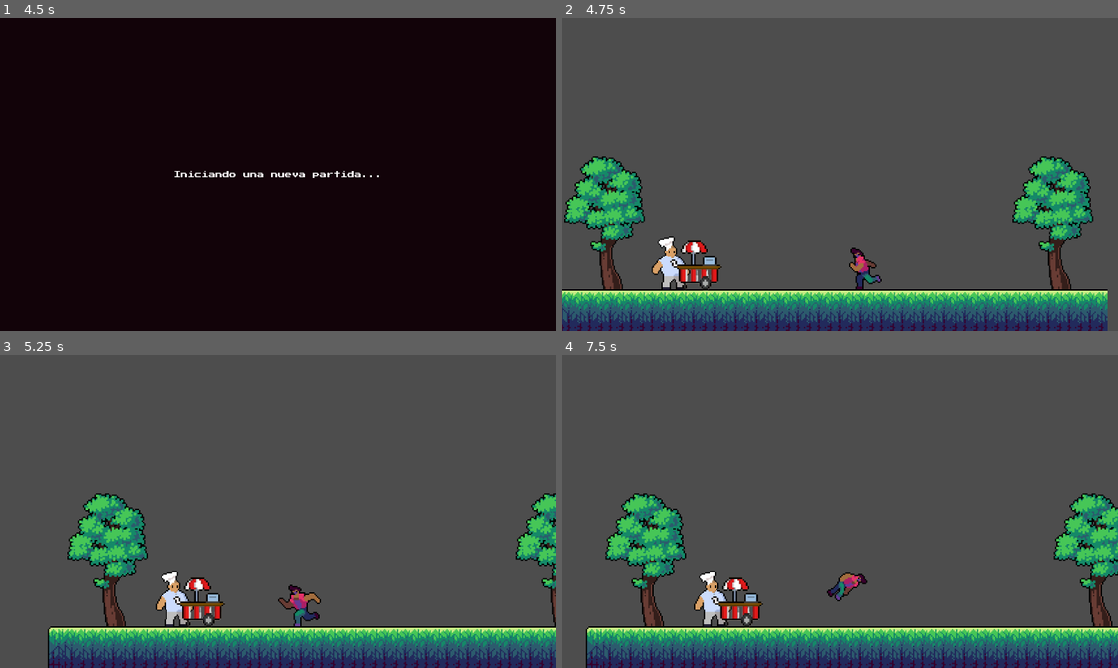
Above: before the commit, frames 1-4 (two rows, left to right).
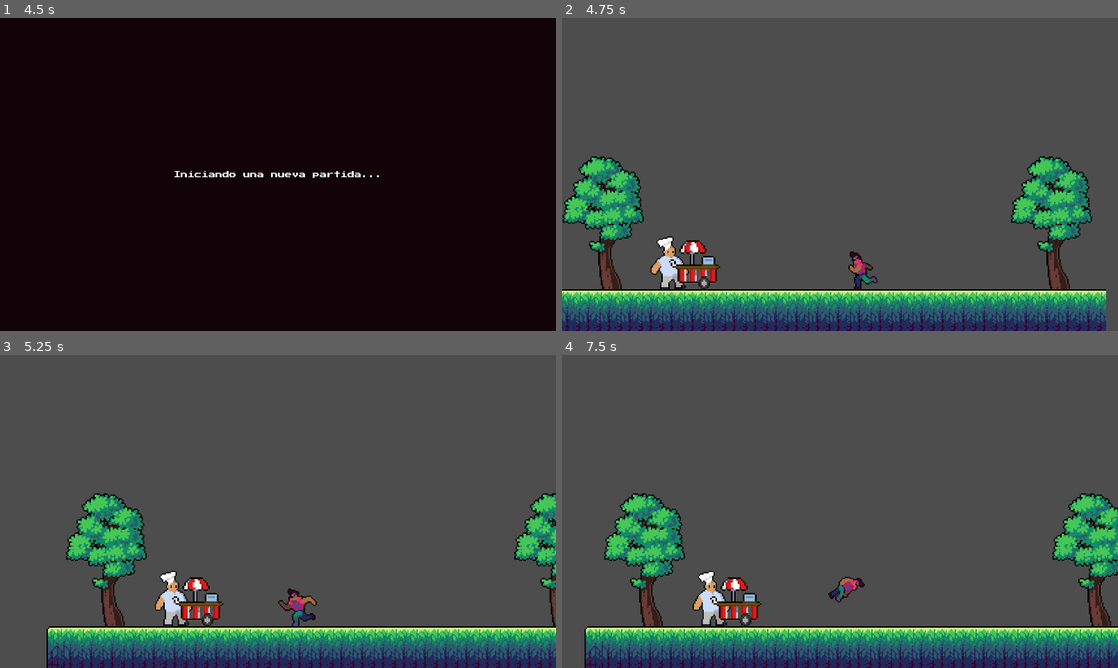
Above: after the commit, the same moments.

Repository: JajoScript/Jermaine
Game: Godot game, scene res://src/screens/MainScreen/main.tscn
The game is run twice, just before and just after one commit, with the same random seed, the same clock (stepped at 60 frames per second) and the same inputs.
Inputs (mouse positions are in pixels of both pictures, inside the frame that each line leads up to):
- Up to frame 1 (4.5 s): click "Nueva partida" at 0.5 s; tap Enter at 1.25, 2.75, 4.25 s; move the mouse to (400, 158) at 1.27 s; hold D (move_right) 1.28-2.03 s; tap E (interact) every 0.75 s from 1.35 to 4.35 s; tap Space (move_up) at 2, 3.5 s; move the mouse to (166, 190) at 2.02 s; hold S (move_down) 2.03-2.78 s; move the mouse to (333, 105) at 2.77 s; hold D (move_right) 2.78-3.53 s; move the mouse to (250, 237) at 3.52 s; hold Space (move_up) 3.53-4.28 s; move the mouse to (444, 221) at 4.27 s; hold A (move_left) from 4.28 s (still down)
- Up to frame 2 (4.75 s): keep holding A (move_left)
- Up to frame 3 (5.25 s): keep holding A (move_left); move the mouse to (111, 464) at 5.02 s; tap E (interact) at 5.1 s
- Up to frame 4 (7.5 s): move the mouse to (867, 511) at 5.77 s; release A (move_left) at 5.78 s; hold S (move_down) 5.78-6.53 s; tap E (interact) at 5.85, 6.6, 7.35 s; move the mouse to (756, 433) at 6.52 s; hold D (move_right) 6.53-7.28 s; move the mouse to (962, 495) at 7.27 s; hold Space (move_up) from 7.28 s (still down)

Frame 1 is identical in both runs. In frame 2, 8.3% of the frame differs, in the area x 0-99%, y 44-100%; in frame 3, 7.3%; in frame 4, 8.5%, in the area x 4-100%, y 44-100%.

Commit message:
algunos cambios rapidos

Diff:
--- a/src/characters/jermaine/jermaine.gd
+++ b/src/characters/jermaine/jermaine.gd
@@ -1,6 +1,5 @@
 # Dependencias.
 extends CharacterBody2D
-signal hit
 
 # Variables.
 @export var speed : int = 100;
--- a/src/characters/jermaine/jermaine.tscn
+++ b/src/characters/jermaine/jermaine.tscn
@@ -1,8 +1,9 @@
-[gd_scene load_steps=45 format=3 uid="uid://ch57627pm4leb"]
+[gd_scene load_steps=48 format=3 uid="uid://ch57627pm4leb"]
 
 [ext_resource type="Script" path="res://src/characters/jermaine/jermaine.gd" id="1_nkqge"]
 [ext_resource type="Texture2D" uid="uid://bu2byt1vpwbq7" path="res://src/characters/jermaine/sprites/attack.png" id="2_lx5b5"]
 [ext_resource type="Texture2D" uid="uid://dyib03xmentwp" path="res://src/characters/jermaine/sprites/death.png" id="2_u0npj"]
+[ext_resource type="Texture2D" uid="uid://d28o5kftplkbt" path="res://src/characters/jermaine/sprites/damage.png" id="3_nldbp"]
 [ext_resource type="Texture2D" uid="uid://budm0rhxninve" path="res://src/characters/jermaine/sprites/idle.png" id="3_tky63"]
 [ext_resource type="Texture2D" uid="uid://dqm4dj5qf3um2" path="res://src/characters/jermaine/sprites/double_jump.png" id="4_322p1"]
 [ext_resource type="Texture2D" uid="uid://pgqx4qn50204" path="res://src/characters/jermaine/sprites/jump.png" id="4_s24bw"]
@@ -33,6 +34,14 @@
 atlas = ExtResource("2_lx5b5")
 region = Rect2(240, 0, 48, 48)
 
+[sub_resource type="AtlasTexture" id="AtlasTexture_juado"]
+atlas = ExtResource("3_nldbp")
+region = Rect2(0, 0, 48, 48)
+
+[sub_resource type="AtlasTexture" id="AtlasTexture_d58ye"]
+atlas = ExtResource("3_nldbp")
+region = Rect2(48, 0, 48, 48)
+
 [sub_resource type="AtlasTexture" id="AtlasTexture_j71fu"]
 atlas = ExtResource("2_u0npj")
 region = Rect2(0, 0, 48, 48)
@@ -162,7 +171,13 @@
 "name": &"Attack",
 "speed": 5.0
 }, {
-"frames": [],
+"frames": [{
+"duration": 1.0,
+"texture": SubResource("AtlasTexture_juado")
+}, {
+"duration": 1.0,
+"texture": SubResource("AtlasTexture_d58ye")
+}],
 "loop": true,
 "name": &"Damage",
 "speed": 5.0
@@ -279,6 +294,7 @@
 
 [sub_resource type="LabelSettings" id="LabelSettings_ux5yx"]
 font = ExtResource("8_fa4lk")
+shadow_size = 0
 
 [node name="Jermaine" type="CharacterBody2D"]
 script = ExtResource("1_nkqge")
@@ -304,19 +320,16 @@
 shape = SubResource("CircleShape2D_0i17h")
 
 [node name="IntereactLabel" type="Label" parent="Interaction Components"]
-offset_left = -11.0
-offset_top = -22.0
-offset_right = 71.0
-offset_bottom = 4.0
-scale = Vector2(0.313384, 0.157592)
+offset_left = -12.0
+offset_top = -31.0
+offset_right = 70.0
+offset_bottom = 25.0
+scale = Vector2(0.3, 0.3)
 size_flags_horizontal = 4
 theme_override_fonts/font = ExtResource("8_fa4lk")
 label_settings = SubResource("LabelSettings_ux5yx")
 horizontal_alignment = 1
 vertical_alignment = 1
 
-[node name="Marker2D" type="Marker2D" parent="."]
-position = Vector2(11, 0)
-
 [connection signal="area_entered" from="Interaction Components/InteractArea" to="." method="_on_interact_area_area_entered"]
 [connection signal="area_exited" from="Interaction Components/InteractArea" to="." method="_on_interact_area_area_exited"]
--- a/src/levels/Mundo 02/mundo_02.gd
+++ b/src/levels/Mundo 02/mundo_02.gd
@@ -4,7 +4,7 @@
 
 # Called when the node enters the scene tree for the first time.
 func _ready():
-	pass # Replace with function body.
+	pass
 
 
 # Called every frame. 'delta' is the elapsed time since the previous frame.
--- a/src/levels/Mundo 02/mundo_02.tscn
+++ b/src/levels/Mundo 02/mundo_02.tscn
@@ -975,7 +975,7 @@
 physics_layer_0/collision_layer = 1
 sources/0 = SubResource("TileSetAtlasSource_y1vx5")
 
-[node name="Mundo_02" type="Node2D"]
+[node name="Mundo_02" type="Node2D" groups=["Enemigos"]]
 script = ExtResource("1_wye5m")
 
 [node name="Background" type="Node2D" parent="."]
@@ -1002,12 +1002,12 @@
 layer_1/tile_data = PackedInt32Array(983039, 851968, 17, 851967, 851968, 15, 327679, 65536, 13, 262150, 983040, 10, 262 …(524 unchanged characters)…
 
 [node name="Jermaine" parent="." instance=ExtResource("2_r6m5f")]
-position = Vector2(250, 227)
-scale = Vector2(0.8, 0.8)
+position = Vector2(250, 226)
+scale = Vector2(0.9, 0.9)
 
 [node name="Kapedrin" parent="." instance=ExtResource("4_fkjut")]
-position = Vector2(488, 221)
-scale = Vector2(0.8, 0.8)
+position = Vector2(488, 219)
+scale = Vector2(0.9, 0.9)
 
 [node name="Camera2D" type="Camera2D" parent="."]
 position = Vector2(246, 153)
--- a/src/levels/Mundo_01.tscn
+++ b/src/levels/Mundo_01.tscn
@@ -57,7 +57,8 @@
 
 [node name="Jermaine" parent="." instance=ExtResource("5_qv1de")]
 z_index = 2
-position = Vector2(240, 288)
+position = Vector2(241, 289)
+scale = Vector2(0.9, 0.9)
 
 [node name="Carrito" parent="." instance=ExtResource("5_2iys4")]
 z_index = 1
--- a/src/sprites/Kapedrin/kapedrin.gd
+++ b/src/sprites/Kapedrin/kapedrin.gd
@@ -1,5 +1,9 @@
 extends Node2D
 
+# Señales
+signal hit(damage);
+
+var damage: int = 1;
 
 # Called when the node enters the scene tree for the first time.
 func _ready():
@@ -11,6 +15,8 @@
 	pass
 
 
-func _on_mouse_entered():
-	print("Mouse entered")
-	pass # Replace with function body.
+
+func _on_attack_area_body_entered(_body):
+	print(_body)
+	print("huele a culo")
+	emit_signal("hit", damage)
--- a/src/sprites/Kapedrin/kapedrin.tscn
+++ b/src/sprites/Kapedrin/kapedrin.tscn
@@ -135,10 +135,22 @@
 "speed": 5.0
 }]
 
+[sub_resource type="RectangleShape2D" id="RectangleShape2D_jdvwq"]
+size = Vector2(36, 23)
+
 [node name="Kapedrin" type="Node2D"]
 script = ExtResource("1_nskrr")
 
 [node name="Sprite" type="AnimatedSprite2D" parent="."]
 sprite_frames = SubResource("SpriteFrames_3c25n")
 animation = &"ATTACK"
-frame_progress = 0.203183
+frame = 5
+frame_progress = 0.0900764
+
+[node name="AttackArea" type="Area2D" parent="."]
+
+[node name="CollisionShape2D" type="CollisionShape2D" parent="AttackArea"]
+position = Vector2(-3, 3.5)
+shape = SubResource("RectangleShape2D_jdvwq")
+
+[connection signal="body_entered" from="AttackArea" to="." method="_on_attack_area_body_entered"]
--- a/src/sprites/gonzalin/gonzalin.tscn
+++ b/src/sprites/gonzalin/gonzalin.tscn
@@ -54,7 +54,6 @@
 frame_progress = 0.466332
 
 [node name="CollisionShape2D" type="CollisionShape2D" parent="."]
-visible = false
 position = Vector2(-0.5, 2.5)
 shape = SubResource("RectangleShape2D_sm04g")
 disabled = true
Binary file added: src/characters/jermaine/sprites/damage.png
Not shown, added: src/characters/jermaine/sprites/damage.png.import
Not shown: 1 places in src/sprites/Kapedrin/kapedrin.tscn that only renumber resources
